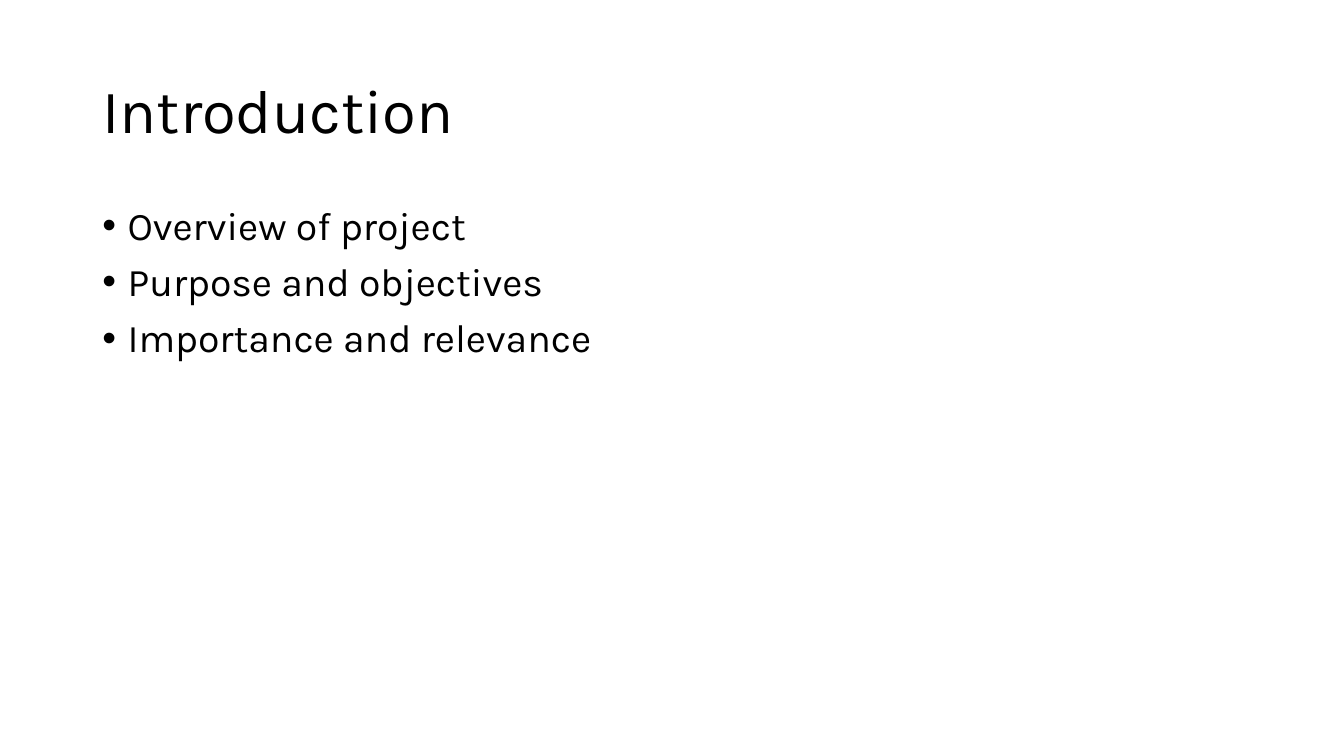
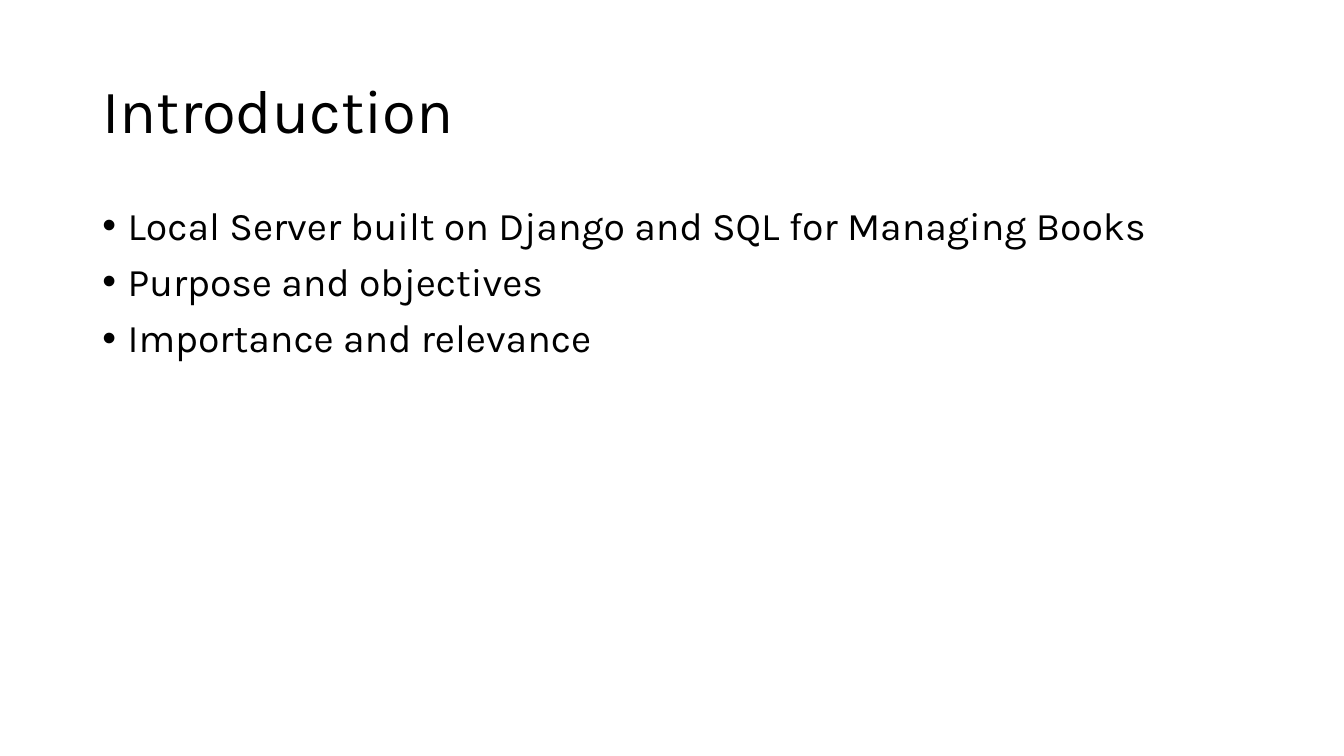
Before and after one commit to WakeTechBrandon/Bombastic-Bookstore, a slide deck: slide 2 of ProjectPresentation.pptx. Drawn at 1344x756 pixels with LibreOffice and Linux fonts; fonts in the diff are those of the drawing. Boxes give left, top, right and bottom in pixels: in the first picture for what was removed or moved away, otherwise in the second. Text is boxed around its words. In the diff, an @@ line names an element or a change of style, - is before the commit and + after.

```diff
--- a/ProjectPresentation.pptx
+++ b/ProjectPresentation.pptx
@@ text at box(128, 213, 1146, 250): text changed @@
-• Overview of project
+• Local Server built on Django and SQL for Managing Books
```
Also in this commit, not shown: 3 other slides changed.
